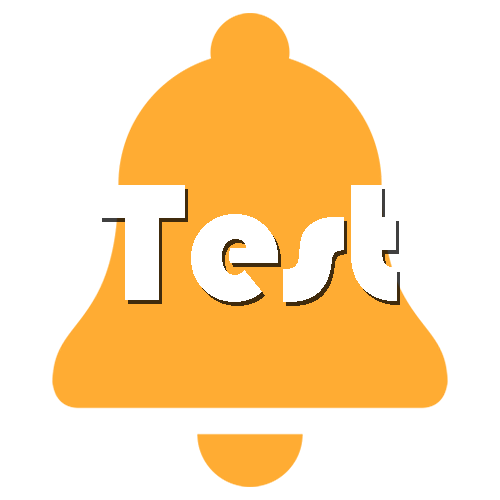
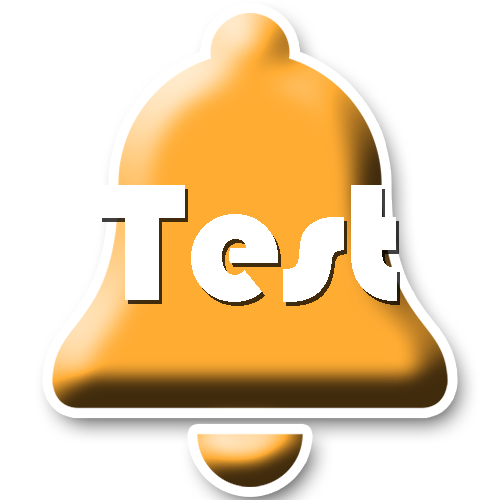
Layer changes from the first 500px x 500px image to the second:
pixels changed over [37, 2, 477, 500] (layer not identified)
